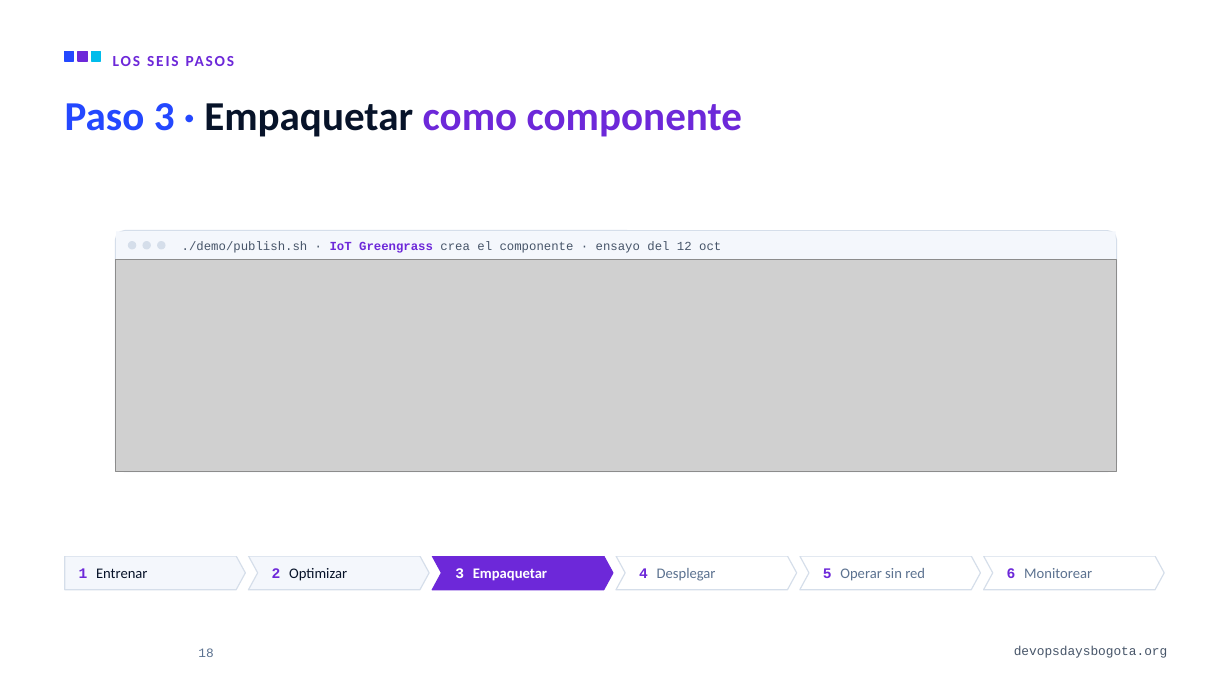
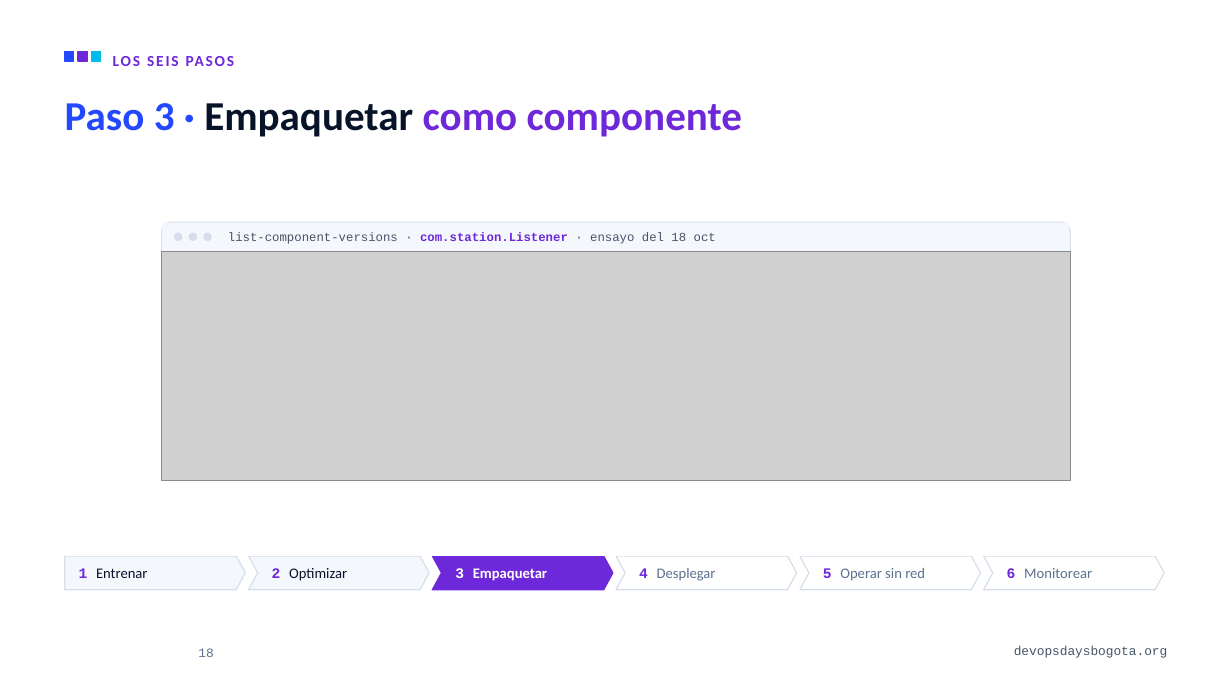
Before and after one commit to alejandro945/mlops-a-ciegas, a slide deck: slide 18 of talk/MLOps-a-ciegas-DevOpsDays-Bogota-2026.pptx. Drawn at 1232x693 pixels with LibreOffice and Linux fonts; fonts in the diff are those of the drawing; grey boxes stand for pictures; background and template pictures are left out. Boxes give left, top, right and bottom in pixels: in the first picture for what was removed or moved away, otherwise in the second. Text is boxed around its words. In the diff, an @@ line names an element or a change of style, - is before the commit and + after.

```diff
--- a/talk/MLOps-a-ciegas-DevOpsDays-Bogota-2026.pptx
+++ b/talk/MLOps-a-ciegas-DevOpsDays-Bogota-2026.pptx
@@ rounded rectangle: place and size @@
-rounded rectangle at [116, 231, 1116, 472]
+rounded rectangle at [162, 222, 1070, 480]
@@ rounded rectangle at [162, 222, 1070, 480]: proportions changed @@
@@ rectangle: place and size @@
-rectangle at [116, 231, 1116, 260]
+rectangle at [163, 223, 1070, 251]
@@ 3 rounded rectangles: place and size @@
-3 rounded rectangles at [128, 241, 165, 250]
+3 rounded rectangles at [174, 233, 212, 241]
@@ text at [228, 232, 716, 244]: text changed @@
-./demo/publish.sh · IoT Greengrass crea el componente · ensayo del 12 oct
+list-component-versions · com.station.Listener · ensayo del 18 oct
@@ picture: place and size @@
-picture at [116, 260, 1116, 471]
+picture at [162, 251, 1070, 481]
```
Also in this commit, not shown: 5 other slides changed, 12 other files.
